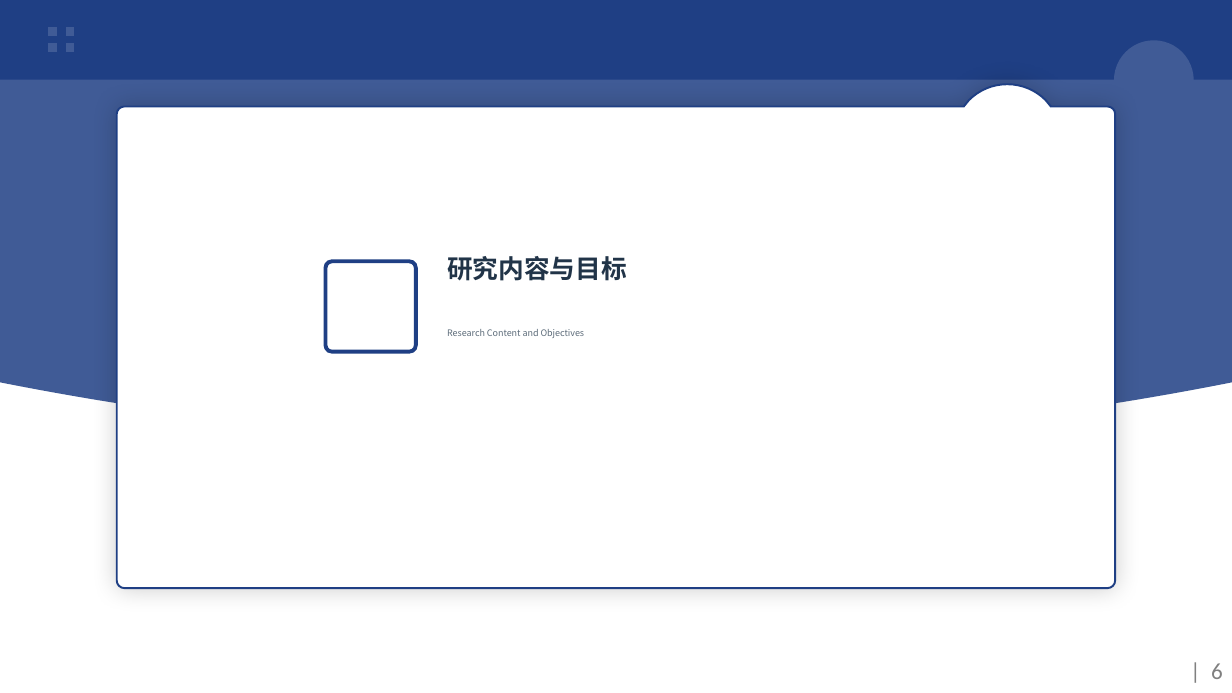
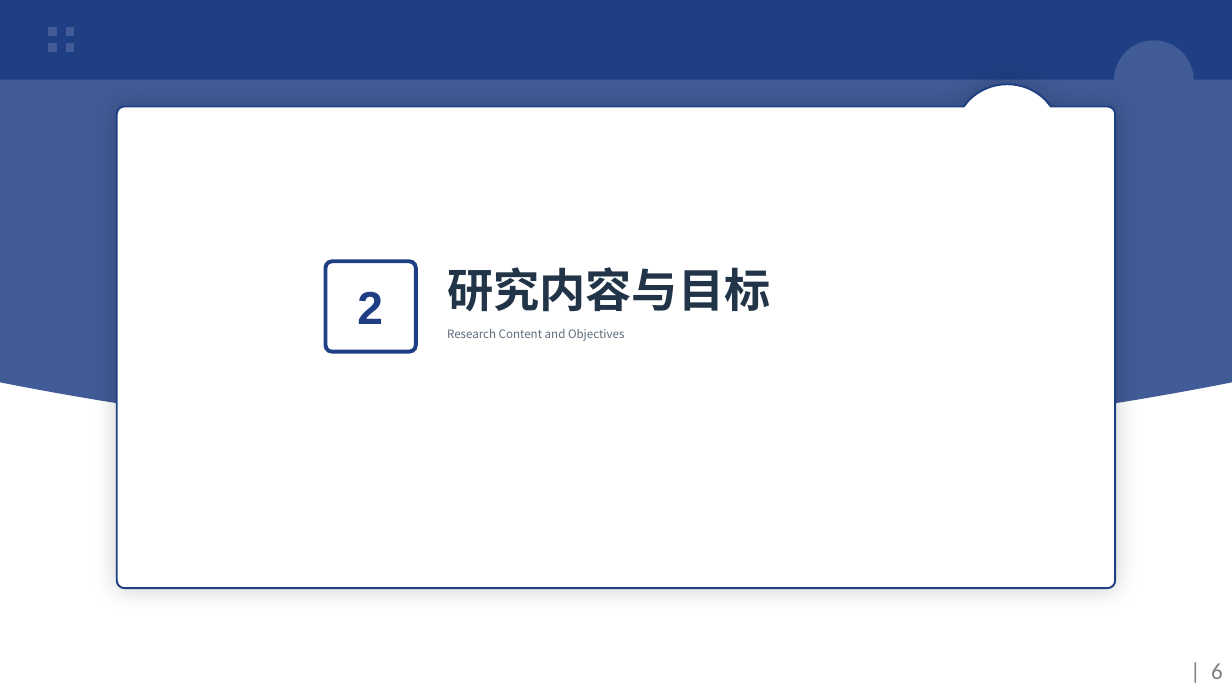
Before and after one commit to FDSE-IntelliDev/CodeSense, a slide deck: slide 6 of 中期答辩ppt_CodeSearch中期答辩.pptx. Drawn at 1232x693 pixels with LibreOffice and Linux fonts; fonts in the diff are those of the drawing; background and template pictures are left out. Boxes give left, top, right and bottom in pixels: in the first picture for what was removed or moved away, otherwise in the second. Text is boxed around its words. In the diff, an @@ line names an element or a change of style, - is before the commit and + after.

```diff
--- a/中期答辩ppt_CodeSearch中期答辩.pptx
+++ b/中期答辩ppt_CodeSearch中期答辩.pptx
@@ text "研究内容与目标" moved from (x1=447, y1=256, x2=627, y2=281) to (x1=447, y1=267, x2=770, y2=312) @@
@@ text "研究内容与目标" at (x1=447, y1=267, x2=770, y2=312): size 20 to 36 pt @@
@@ text added at (x1=357, y1=291, x2=383, y2=324), 36 pt, text #1F3F84, bold @@
+2
@@ text "Research Content and Objectives" at (x1=447, y1=329, x2=624, y2=341): size 7 to 9 pt @@
```
Also in this commit, not shown: 7 other slides changed.
